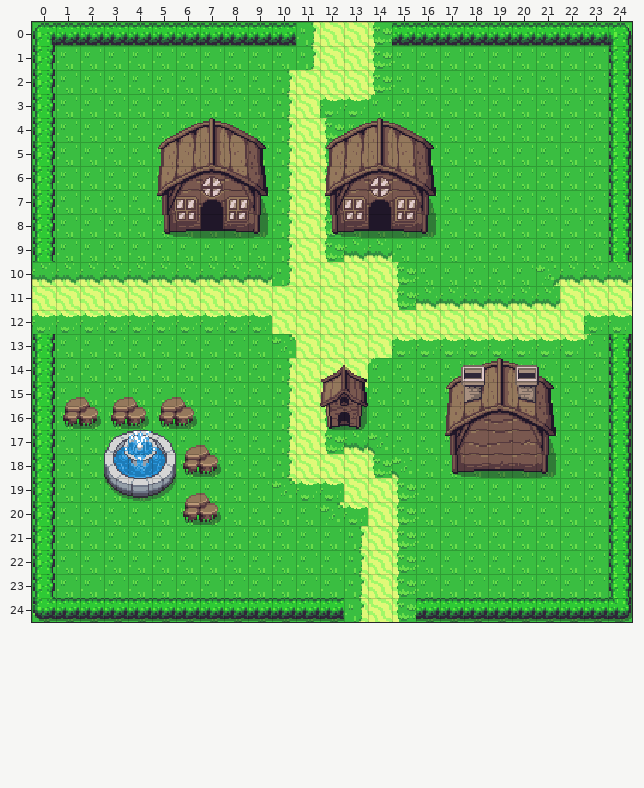
A Tiled map gets an edit: Terminate RPG/Assets/SuperTiled2Unity/Import/StartingMap.tmx. Above, as it was before the edit.
Cells are 16x16 px. Shown: x 0..24, y 0..24.
New version:
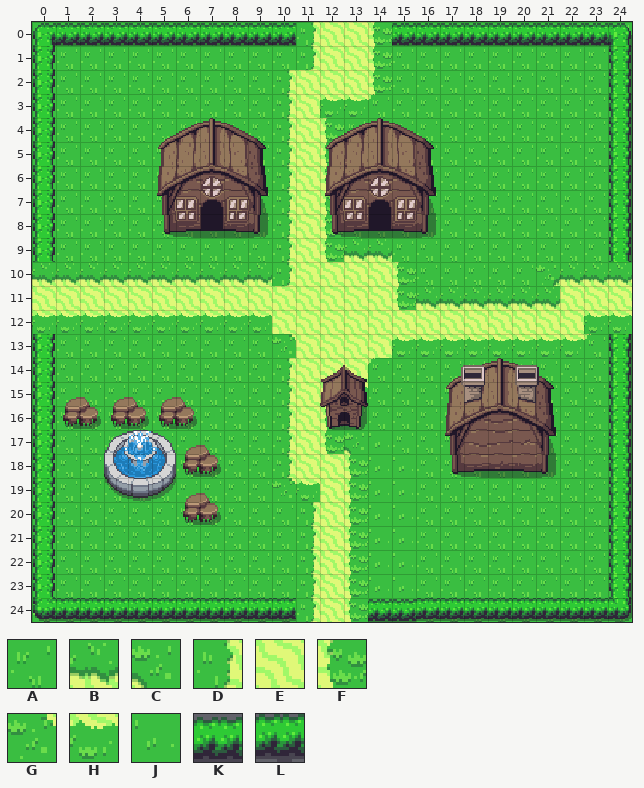
Key: from "WorldSet": A 0, B 121, C 122, D 160, E 161, F 162, G 200, H 201, J 405, K 522, L 602.
_ is an empty cell.
The exact change:
Layer "Ground":
Tile C replaces tile B in row 17 at x 13.
Tile D replaces tile A in rows 20 to 24 at x 11.
Tile E replaces tile A in rows 21 to 24 at x 12.
Tile E replaces tile G in row 20 at x 12.
Tile E replaces tile H in row 19 at x 12.
Tile F replaces tile D in rows 21 to 24 at x 13.
Tile F replaces tile E in rows 18 to 19 at x 13.
Tile F replaces tile H in row 20 at x 13.
Tile J replaces tile C in row 17 at x 14; in row 18 at x 15.
Tile J replaces tile E in rows 19 to 24 at x 14.
Tile J replaces tile F in row 18 at x 14; in rows 19 to 24 at x 15.
Layer "Collisions":
Tile K is added in row 24 at x 14 to 15.
The author cleared tile L in row 24 at x 11 to 12.
Boxes around the changes in both pictures, in picture pixels (x1, y1, x2, y2):
changed: (296, 431, 416, 622)
